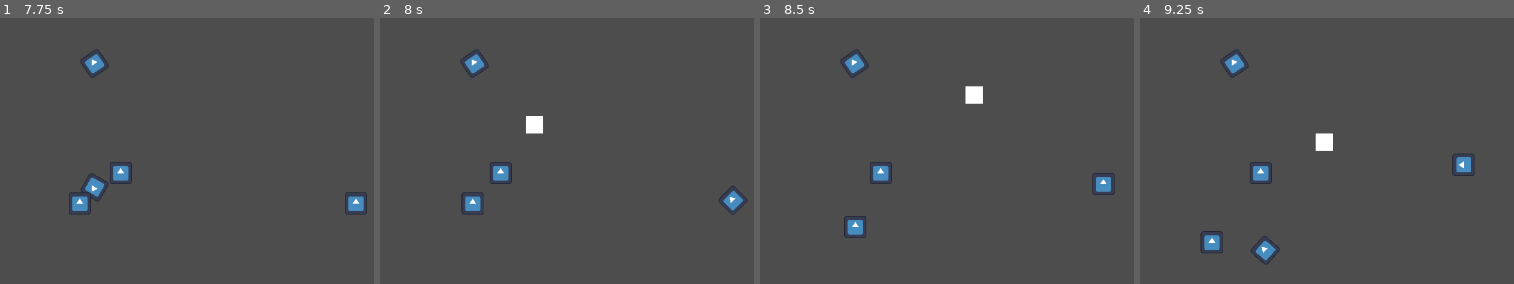
Above: before the commit, frames 1-4 (left to right).
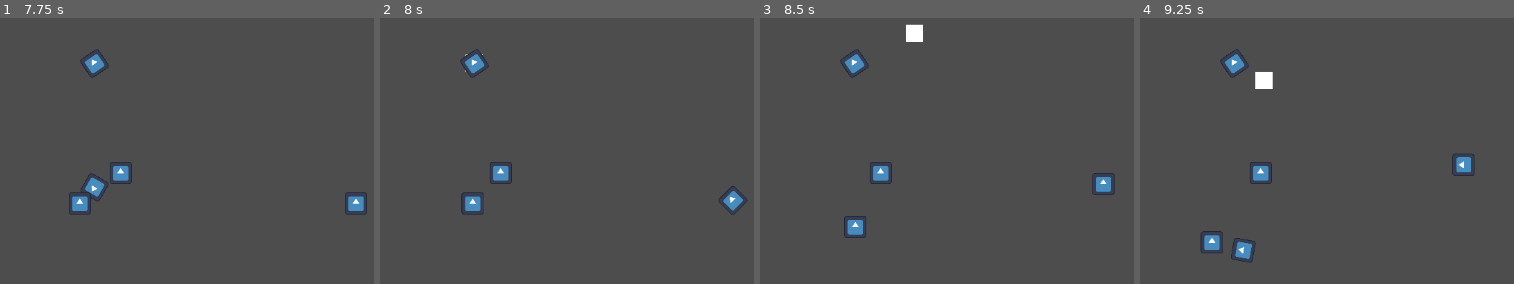
Above: after the commit, the same moments.

Repository: cbcerquiaga/Sandals-of-Blood
Game: Godot game, scene res://match_scene.tscn
Same seed, same stepped clock (60 frames per second), same inputs: the game is played once before the commit and once after it. The engine's default icon, where the game draws it, is replaced by a stand-in: a white triangle on a blue panel in a dark square.
Inputs (mouse positions are in pixels of both pictures, inside the frame that each line leads up to):
- Up to frame 1 (7.75 s): tap Enter (ui_accept) at 0.5, 0.77, 1.25, 1.52, 2, 2.75, 3.02, 3.5, 3.77, 4.52, 6.02, 6.77, 7.52 s; move the mouse to (269, 41) at 0.52 s; hold Right (move_right) 0.53-1.28 s; hold Space (pass_ball) 0.53-1.28 s; move the mouse to (outside the picture) at 1.27 s; hold Down (move_down) 1.28-2.03 s; tap Space (pass_ball) every 1.5 s from 1.35 to 7.35 s; move the mouse to (outside the picture) at 2.02 s; hold Right (move_right) 2.03-2.78 s; hold Space (pass_ball) 2.03-2.78 s; move the mouse to (56, 153) at 2.77 s; hold Up (move_up) 2.78-3.53 s; move the mouse to (332, 129) at 3.52 s; hold Space (pass_ball) 3.53-4.28 s; hold A (move_left) 3.53-5.03 s; move the mouse to (outside the picture) at 4.27 s; move the mouse to (134, 63) at 5.02 s; hold Down (move_down) 5.03-5.78 s; hold Space (pass_ball) 5.03-5.78 s; move the mouse to (outside the picture) at 5.77 s; hold Right (move_right) 5.78-6.53 s; move the mouse to (269, 41) at 6.52 s; hold Up (move_up) 6.53-7.28 s; hold Space (pass_ball) 6.53-7.28 s; move the mouse to (outside the picture) at 7.27 s; hold Right (move_right) from 7.28 s (still down)
- Up to frame 2 (8 s): keep holding Right (move_right)
- Up to frame 3 (8.5 s): move the mouse to (outside the picture) at 8.02 s; release Right (move_right) at 8.03 s; hold Down (move_down) from 8.03 s (still down); hold Space (pass_ball) from 8.03 s (still down)
- Up to frame 4 (9.25 s): move the mouse to (1196, 153) at 8.77 s; release Down (move_down) at 8.78 s; release Space (pass_ball) at 8.78 s; hold A (move_left) from 8.78 s (still down); tap Space (pass_ball) at 8.85 s; tap Enter (ui_accept) at 9.02 s

Frame 1 is identical in both runs. In frame 2, 0.3% of the frame differs, in the area x 22-44%, y 13-44%; in frame 3, 0.6%; in frame 4, 1.3%, in the area x 24-52%, y 20-93%.

Commit message:
Fixed the cursor but not throw direction
#4 aim cursor now moves more correctly with the mouse. This was apparently not the problem with the throw direction though

Diff:
--- a/Match_Catcher.gd
+++ b/Match_Catcher.gd
@@ -28,7 +28,10 @@
 		if (Input.is_action_just_released("pass_ball")):
 			state = "rover"
 			var cursor = get_node_or_null("../Cursor")
-			var throw_point = cursor.position
+			var throw_point = cursor.global_position
+			#var x = throw_point.y
+			#throw_point.y = throw_point.x
+			#throw_point.x = x
 			pass_ball.emit(throwPower, throw_point)
 			#var throw_angle = get_angle_to(throw_point)
 
--- a/ball.gd
+++ b/ball.gd
@@ -117,7 +117,7 @@
 		print("something went wrong passing ball_power")
 	else:
 		pass_power = ball_power
-	print("share now")
+	print("share now: " + str(ball_target.x) + ", " + str(ball_target.y))
 	look_at(ball_target)
 	ball_carrier = null
 	isHeld = false
--- a/throw_cursor.gd
+++ b/throw_cursor.gd
@@ -5,11 +5,18 @@
 	visible = false
 	pass # Replace with function body.
 
+func _input(event):
+	if event is InputEventMouseMotion:
+		if visible:
+			global_position = global_position + event.relative
+			#print(event.relative)
+	pass
 
 # Called every frame. 'delta' is the elapsed time since the previous frame.
 func _process(delta: float) -> void:
 	if visible:
-		position = get_viewport().get_mouse_position()
+		print(global_position)
+		#position = get_viewport().get_mouse_position()
 	pass
 
 
